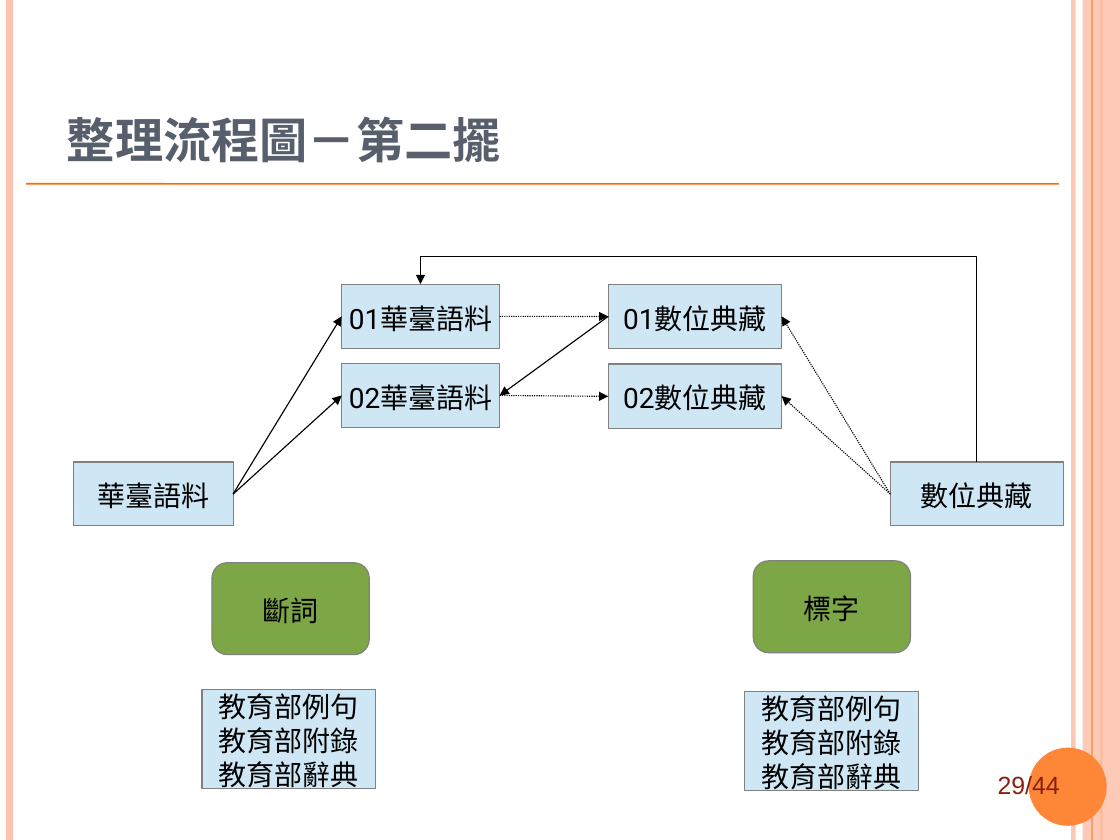
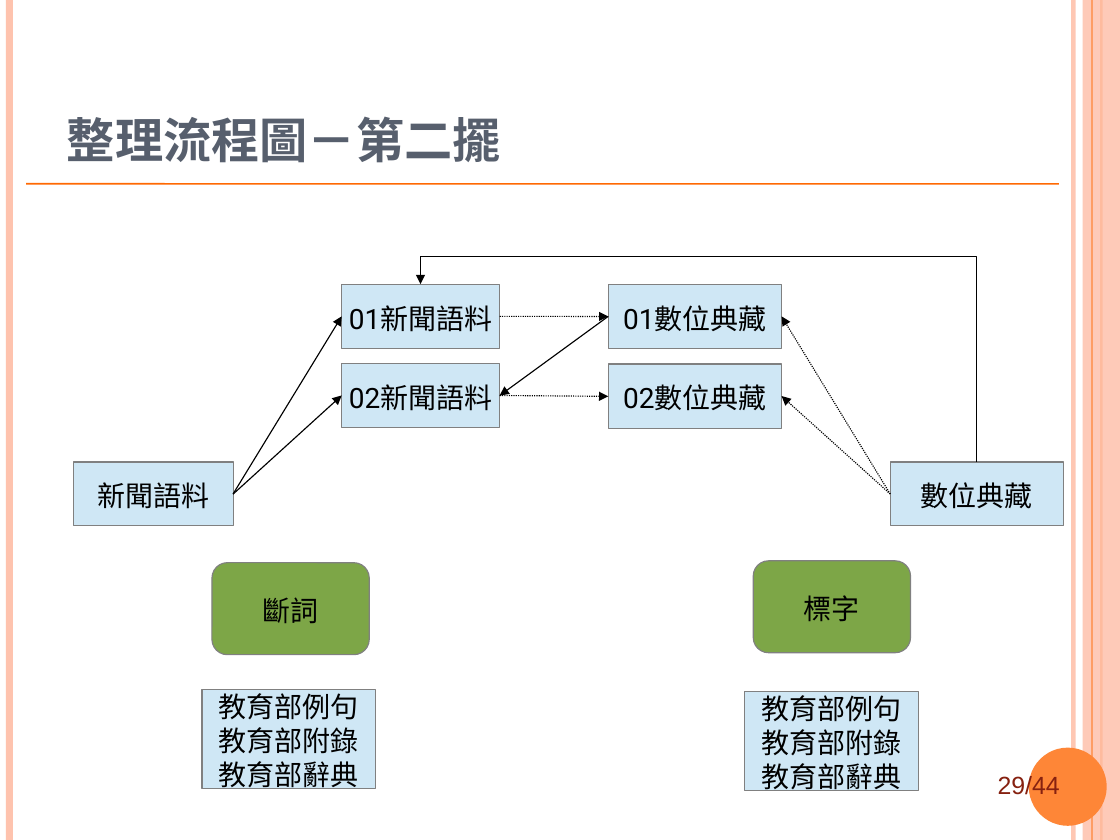
Before and after one commit to sih4sing5hong5/po3-ko3_tau5-iann2-phinn3, a slide deck: slide 29 of 翻譯報告.ppt. Drawn at 1120x840 pixels with LibreOffice and Linux fonts; fonts in the diff are those of the drawing; background and template pictures are left out. Boxes give left, top, right and bottom in pixels: in the first picture for what was removed or moved away, otherwise in the second. Text is boxed around its words. In the diff, an @@ line names an element or a change of style, - is before the commit and + after.

```diff
--- a/翻譯報告.ppt
+++ b/翻譯報告.ppt
@@ text in rectangle at box(349, 305, 492, 332): text changed @@
-01華臺語料
+01新聞語料
@@ text in rectangle at box(349, 384, 492, 411): text changed @@
-02華臺語料
+02新聞語料
@@ text in rectangle at box(97, 482, 209, 509): text changed; font Roboto to Arial @@
-華臺語料
+新聞語料
```
Also in this commit, not shown: 15 other slides changed.
